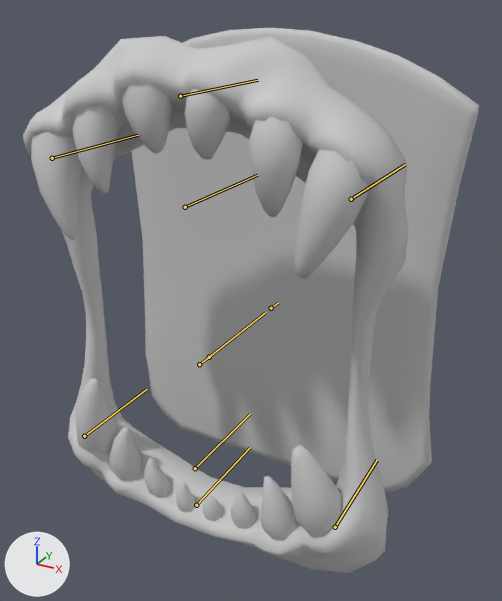
What one commit did to the FBX model Assets/VFX/FeralArrival/Models/Feral@Bite.FBX.
Rendered twice from a camera (50 mm lens) standing at (0.215, -0.335, 0.214) and looking at (0.014, 0.031, 0.031). The axes (+X, +Y, +Z) are drawn at lower left. The lights are the same throughout. Both versions are drawn at frame 1 of the action 'Take 001'; the numbers are the values there. The bones that bend it are drawn over the model as lines.

Objects in the first picture: 'feral_zombie_LOD0'.
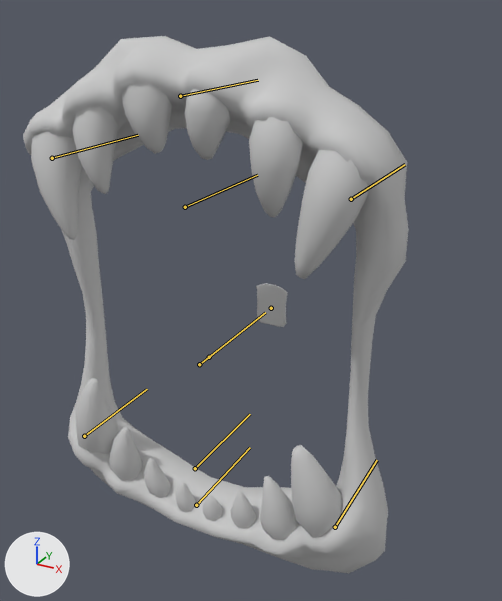
Boxes [x1, y1, x2, y2] around the edits, measured in the pictures (502 x 601 px):
'feral_zombie_LOD0', posed (15% narrower)
    before: [23, 28, 479, 574]
    after: [23, 36, 409, 574]
bone 'BackBone', root to tip
    before: (271, 308) to (278, 302)
    after: (271, 308) to (271, 307)

The edits, one by one:
Bone 'BackBone' (bone_backbone) is rescaled from (1.0, 1.0, 1.0) to (0.1, 0.1, 0.1).
